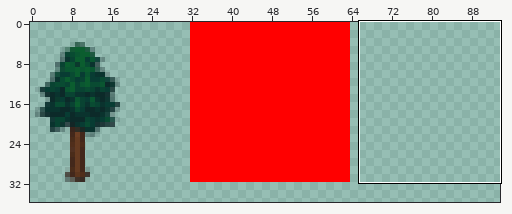
Two versions of one sprite sheet, res/Tileset-ObjectSpawns.png. The first picture is a wide view before the edit; the outline marks the close-up.
Close-up. Before the commit:
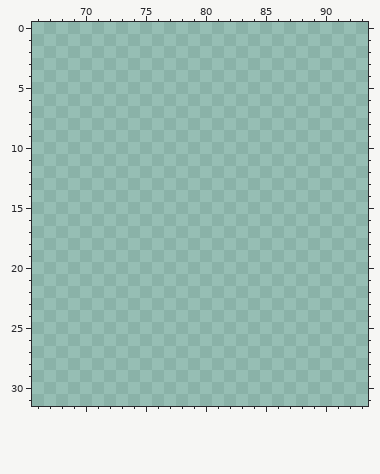
The file is 256x256 pixels. Pixels under 10% opacity are left out. Colours within 5 levels of each other are drawn and written as one. Shown: x 66..93, y 0..31. The wide view leaves out empty margins.
The same view after the edit:
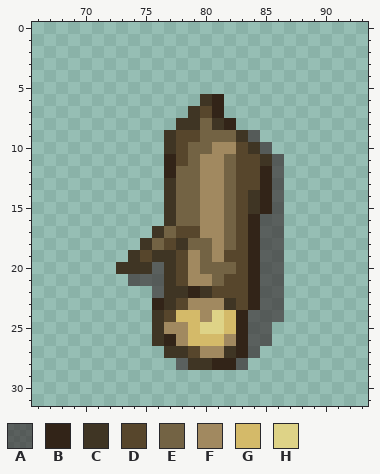
Palette (. is transparent): A #32212599  B #322418  C #3f3524  D #57462c  E #736344  F #a18960  G #d4ba69  H #ded387
Commit: Spawn classes
The exact change:
Colour A is added in row 9 at x 84; in row 10 at x 85; in rows 11 to 15 at x 86; in rows 16 to 19 at x 85 to 86; in row 20 at x 76 and 85 to 86; in row 21 at x 74 to 76 and 85 to 86.
Colour A is added in row 22 at x 76 and 85 to 86; in row 23 at x 85 to 86; in row 24 at x 84 to 86; in rows 25 to 26 at x 84 to 85; in row 27 at x 84; in row 28 at x 78 and 83.
Colour B is added in rows 6 to 7 at x 81; in row 8 at x 82; in row 11 at x 77; in row 12 at x 77 and 85; in rows 13 to 15 at x 85; in rows 16 to 21 at x 84.
Colour B is added in row 22 at x 79 and 84; in row 23 at x 76 and 84; in rows 24 to 25 at x 83; in row 26 at x 77 and 83; in row 27 at x 83; in row 28 at x 81 to 82.
Colour C is added in row 6 at x 80; in row 7 at x 79; in row 8 at x 78 to 79 and 81; in row 9 at x 77 and 83; in row 10 at x 77 and 84; in row 11 at x 85.
Colour C is added in row 13 at x 77; in rows 14 to 15 at x 77 and 84; in row 16 at x 77; in row 17 at x 76; in row 18 at x 75 and 78; in row 19 at x 74 and 76 to 77.
Colour C is added in row 20 at x 73 to 75 and 77; in row 21 at x 77; in row 22 at x 77 to 78 and 80; in row 23 at x 77 and 82; in rows 24 to 26 at x 76; in row 27 at x 77 to 78 and 82.
Colour C is added in row 28 at x 79 to 80.
Colour D is added in row 7 at x 80; in row 9 at x 78 to 79; in row 10 at x 78 and 83; in row 11 at x 78 and 83 to 84; in rows 12 to 13 at x 83 to 84; in rows 14 to 16 at x 83.
Colour D is added in row 17 at x 78 to 79 and 83; in row 18 at x 77 and 83; in row 19 at x 75, 78 and 82 to 83; in row 20 at x 78 and 83; in row 21 at x 78 and 82 to 83; in row 22 at x 81 to 83.
Colour D is added in row 23 at x 78 and 83; in row 24 at x 77; in row 27 at x 79.
Colour E is added in row 8 at x 80; in row 9 at x 80 to 82; in row 10 at x 79 to 80; in row 11 at x 79 and 82; in rows 12 to 16 at x 78 to 79 and 82; in row 17 at x 77 and 82.
Colour E is added in row 18 at x 76, 79 to 80 and 82; in row 19 at x 80; in row 20 at x 80 to 82; in row 21 at x 81.
Colour F is added in row 10 at x 81 to 82; in rows 11 to 17 at x 80 to 81; in row 18 at x 81; in row 19 at x 79 and 81; in row 20 at x 79; in row 21 at x 79 to 80.
Colour F is added in row 23 at x 79 to 81; in row 24 at x 80; in row 25 at x 77 to 78; in row 26 at x 78 and 82; in row 27 at x 80 to 81.
Colour G is added in row 24 at x 78 to 79 and 82; in row 25 at x 79 and 82; in row 26 at x 79 to 81.
Colour H is added in row 24 at x 81; in row 25 at x 80 to 81.
Pixel boxes of the changes (left, top, right, bottom) in both close-ups:
added: (116, 94, 284, 370)
